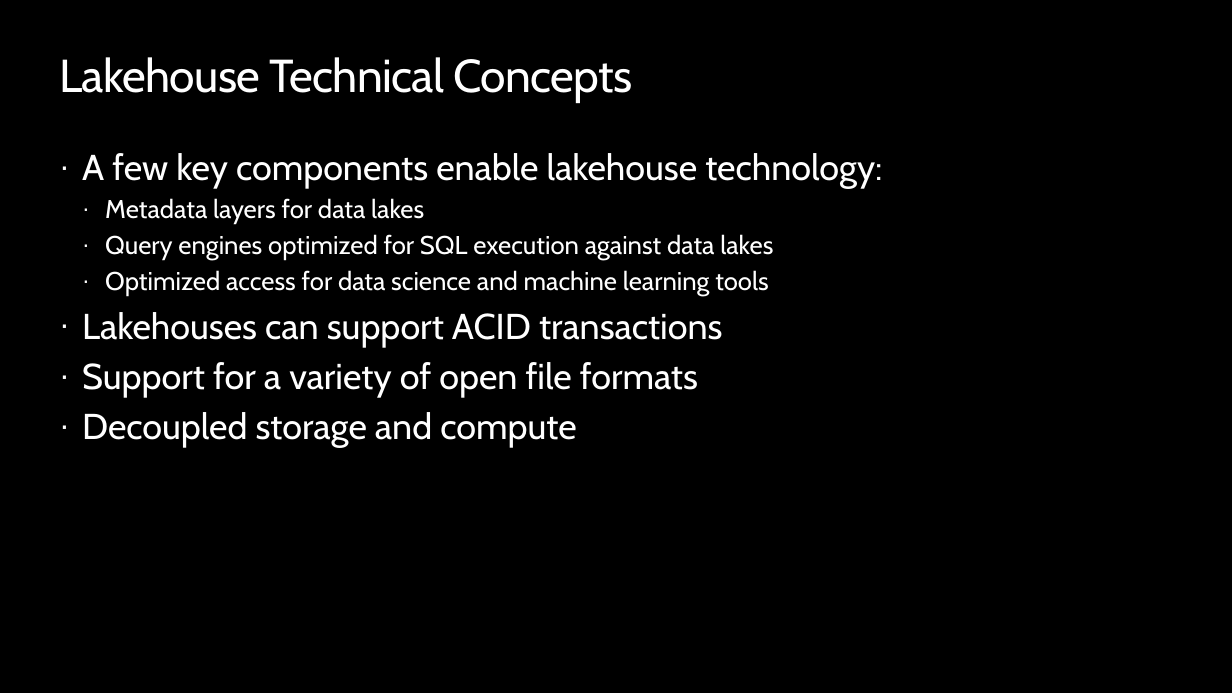
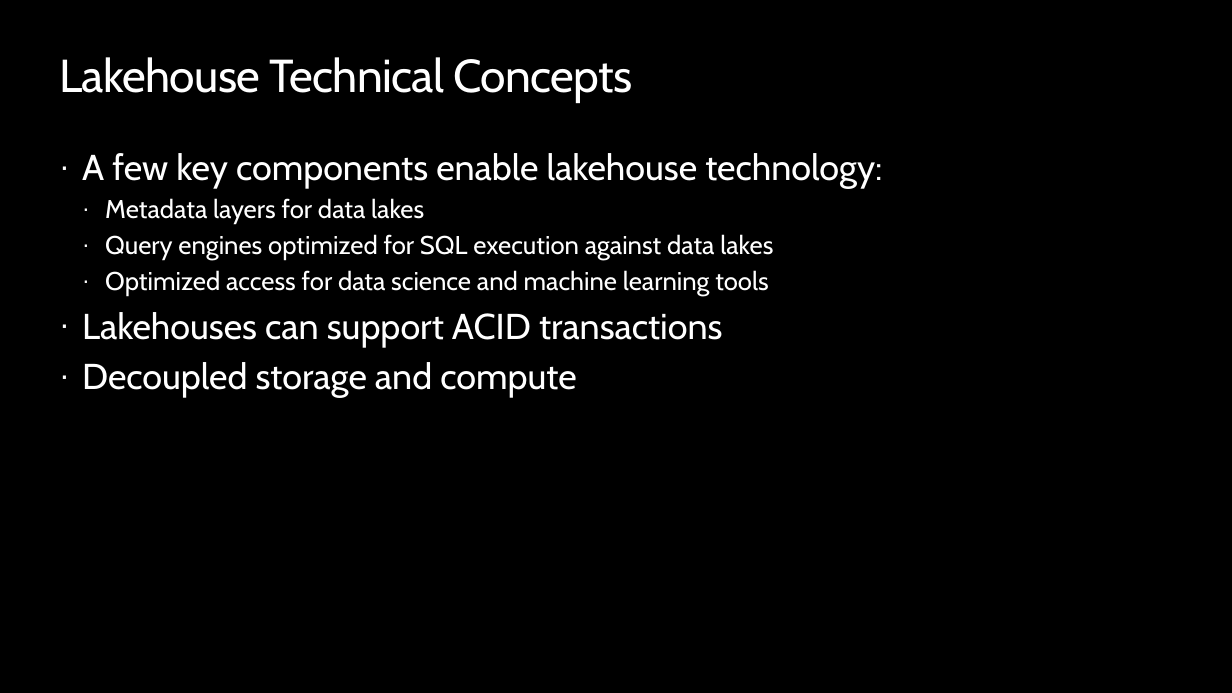
Before and after one commit to opsgility/fabric, a slide deck: slide 3 of slides/Dantoni-Opsgility-MSFabric-Module4.pptx (slide 2 before the commit). Drawn at 1232x693 pixels with LibreOffice and Linux fonts; fonts in the diff are those of the drawing; background and template pictures are left out. Boxes give left, top, right and bottom in pixels: in the first picture for what was removed or moved away, otherwise in the second. Text is boxed around its words. In the diff, an @@ line names an element or a change of style, - is before the commit and + after.

```diff
--- a/slides/Dantoni-Opsgility-MSFabric-Module4.pptx
+++ b/slides/Dantoni-Opsgility-MSFabric-Module4.pptx
@@ text at <box>82,362,698,398</box>: paragraph removed @@
-· Support for a variety of open file formats
```
Also in this commit, not shown: 2 other slides changed, 8 slides added, 2 slides removed, 4 other files.
